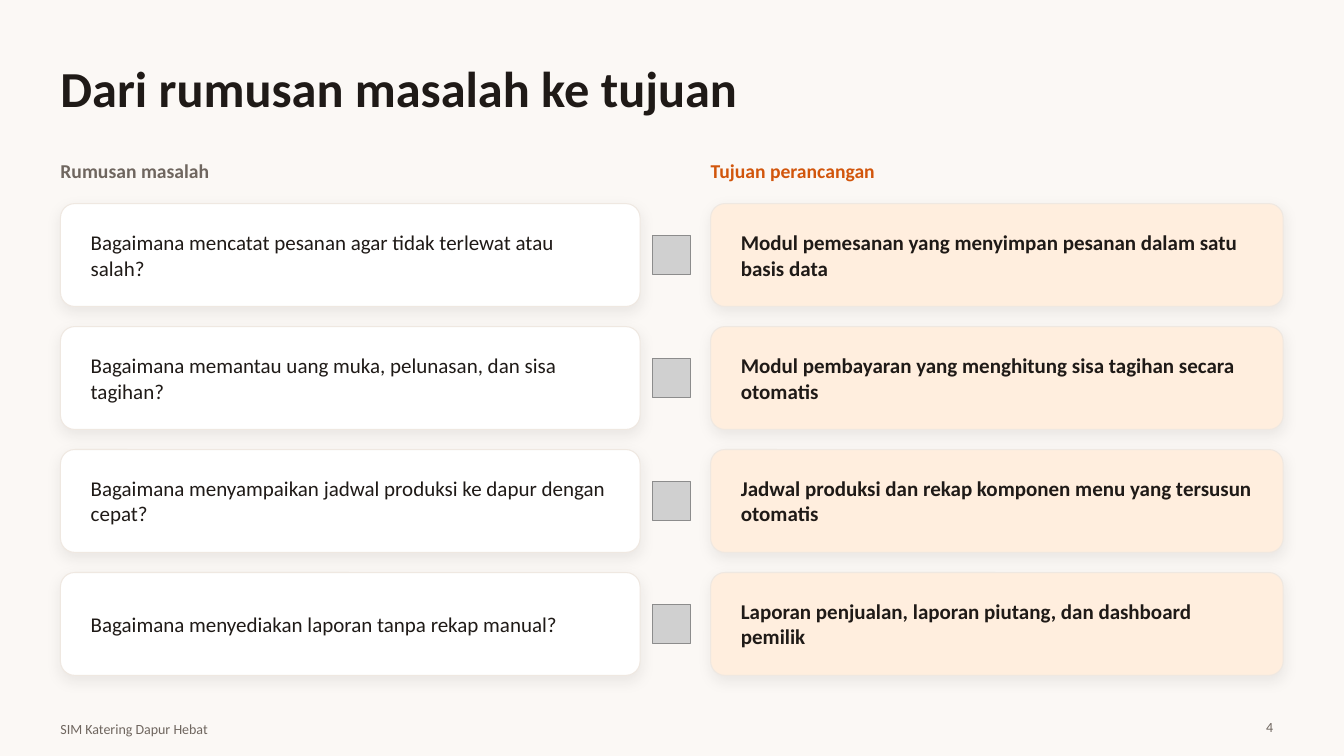
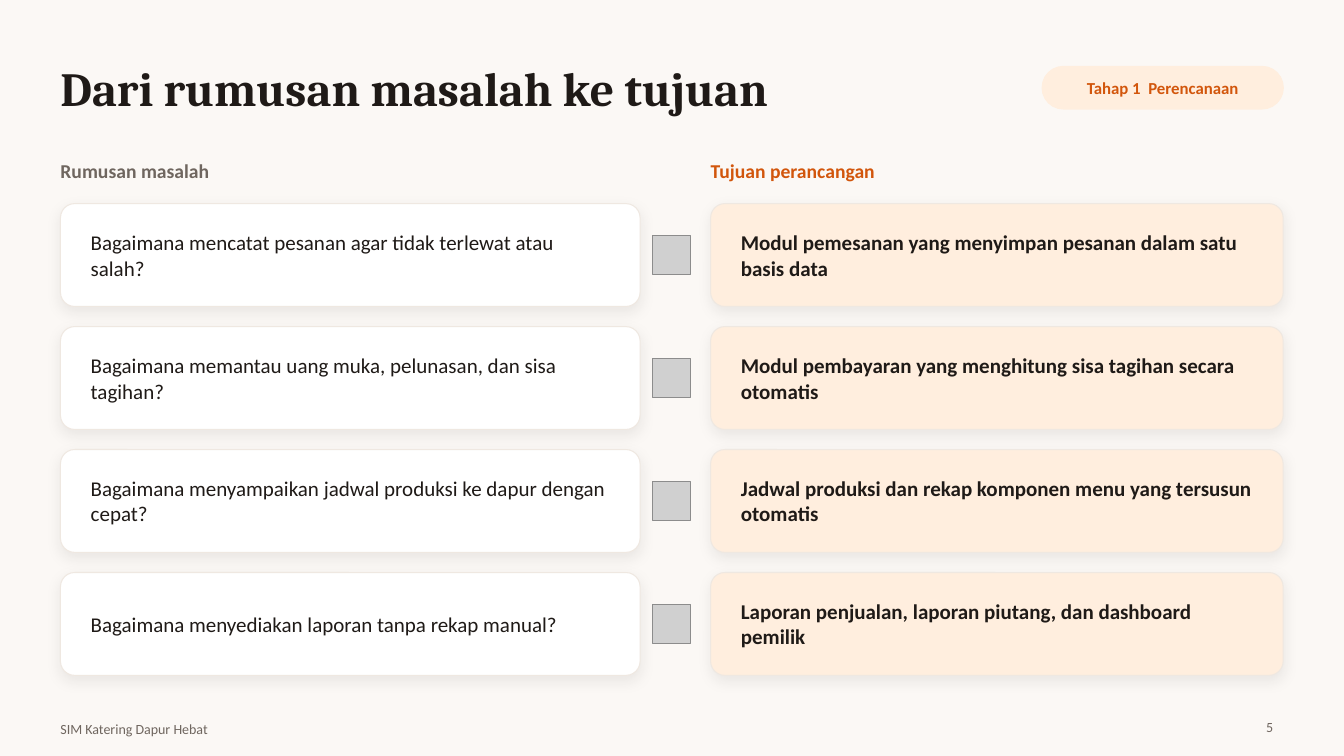
Before and after one commit to koriebruh/sim-katering-dapur-hebat, a slide deck: slide 5 of Presentasi-SIM-Katering-Dapur-Hebat.pptx (slide 4 before the commit). Drawn at 1344x756 pixels with LibreOffice and Linux fonts; fonts in the diff are those of the drawing; grey boxes stand for pictures. Boxes give left, top, right and bottom in pixels: in the first picture for what was removed or moved away, otherwise in the second. Text is boxed around its words. In the diff, an @@ line names an element or a change of style, - is before the commit and + after.

```diff
--- a/Presentasi-SIM-Katering-Dapur-Hebat.pptx
+++ b/Presentasi-SIM-Katering-Dapur-Hebat.pptx
@@ title "Dari rumusan masalah ke tujuan" at <box>60,73,768,117</box>: size 36 to 34 pt, font Calibri to Cambria @@
@@ rounded rectangle added at <box>1043,67,1284,109</box>, fill #FFEEDE, outline #FFEEDE 1 pt @@
@@ text added at <box>1087,82,1238,97</box>, 12 pt, text #D2560C, bold @@
+Tahap 1 Perencanaan
@@ page number at <box>1266,723,1273,732</box>: text changed @@
-4
+5
```
Also in this commit, not shown: 13 other slides changed, 1 slide added, 5 other files.
